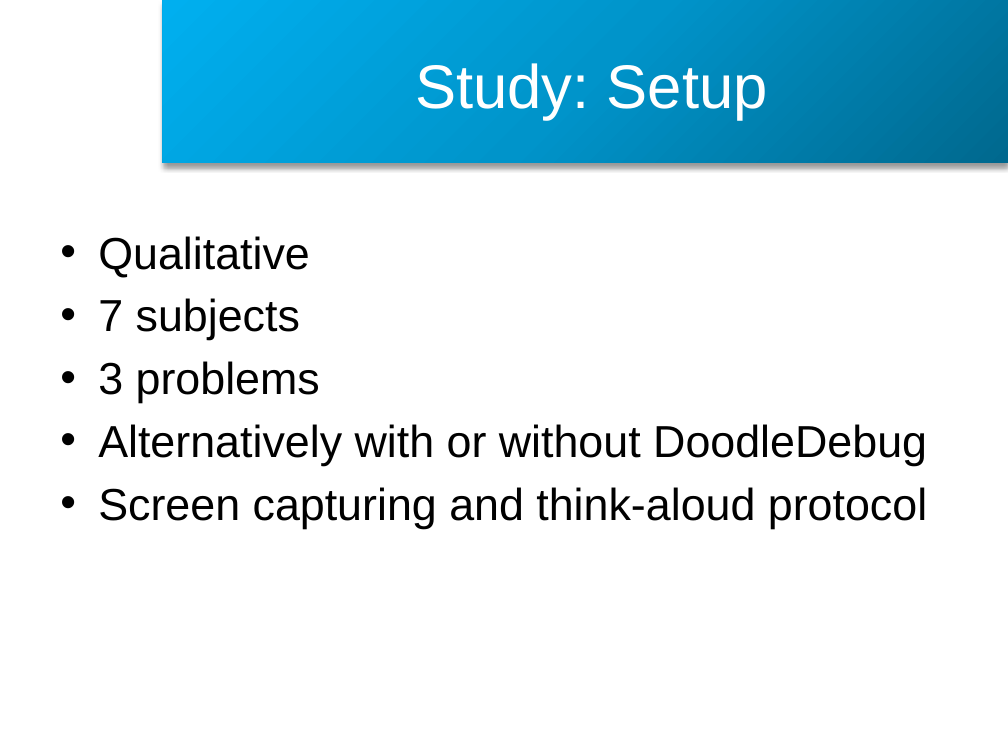
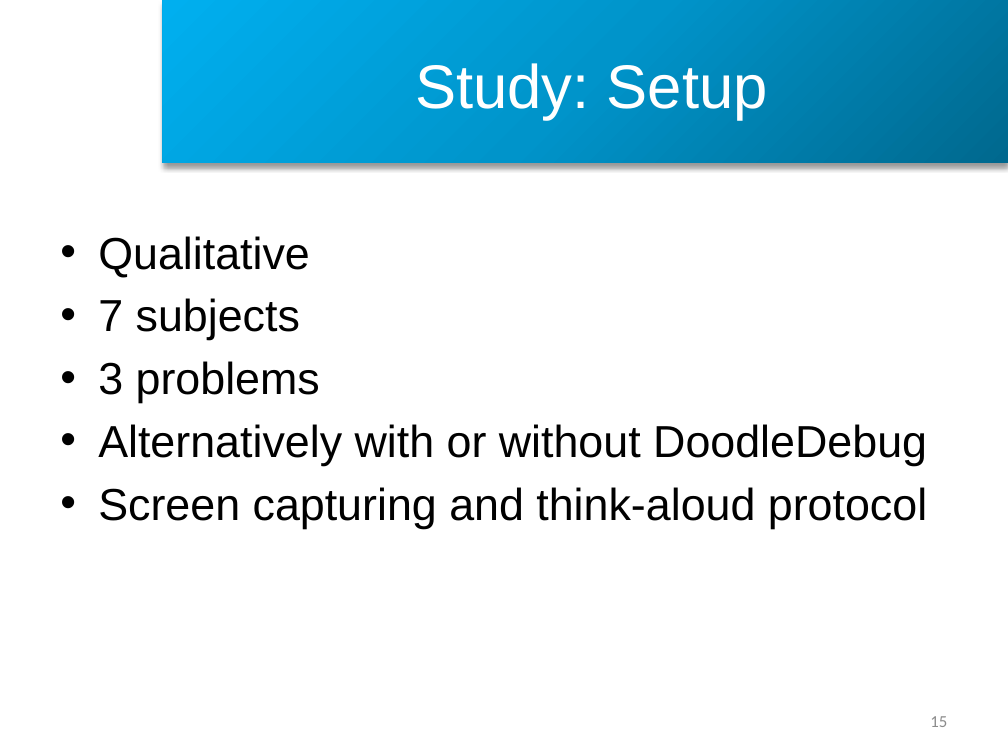
Before and after one commit to CedricReichenbach/DoodleDebug, a slide deck: slide 15 of presentations/Demo DoodleDebug Spring 2013.pptx (slide 16 before the commit). Drawn at 1008x756 pixels with LibreOffice and Linux fonts; fonts in the diff are those of the drawing; background and template pictures are left out. Boxes give left, top, right and bottom in pixels: in the first picture for what was removed or moved away, otherwise in the second. Text is boxed around its words. In the diff, an @@ line names an element or a change of style, - is before the commit and + after.

```diff
--- a/presentations/Demo DoodleDebug Spring 2013.pptx
+++ b/presentations/Demo DoodleDebug Spring 2013.pptx
@@ page number added at (x1=930, y1=716, x2=947, y2=727), 12 pt, text #8C8C8C @@
+15
```
Also in this commit, not shown: 12 other slides changed, 4 slides added, 5 slides removed, 28 other files.
